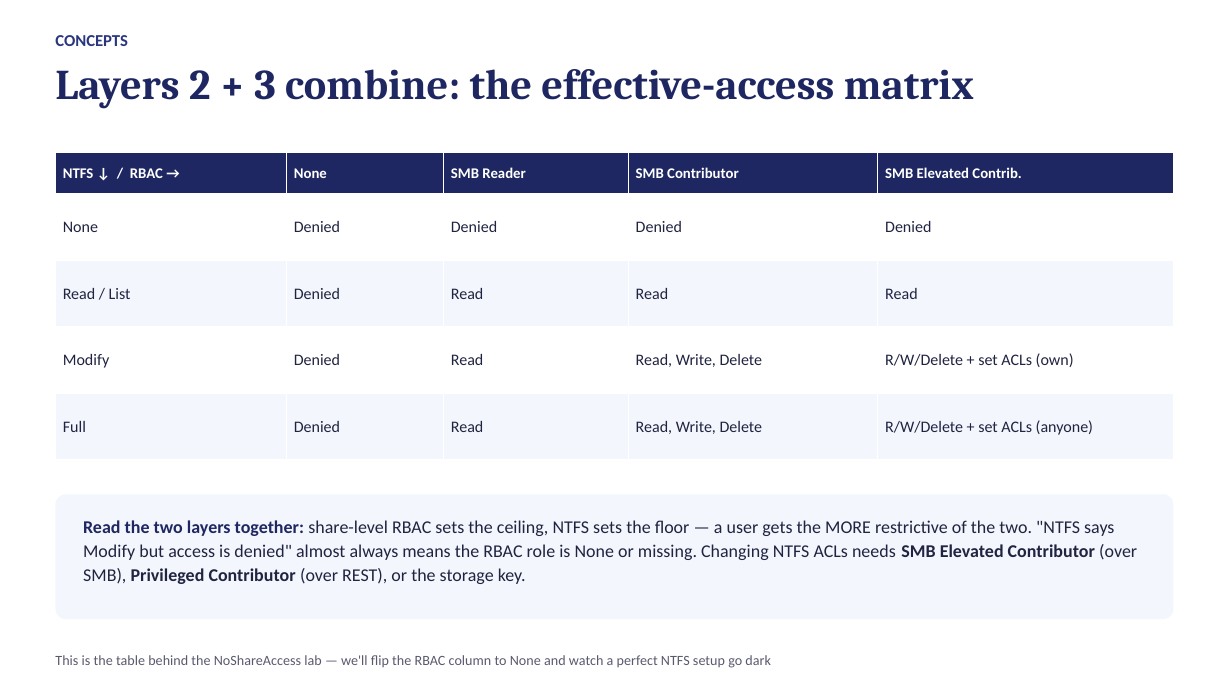
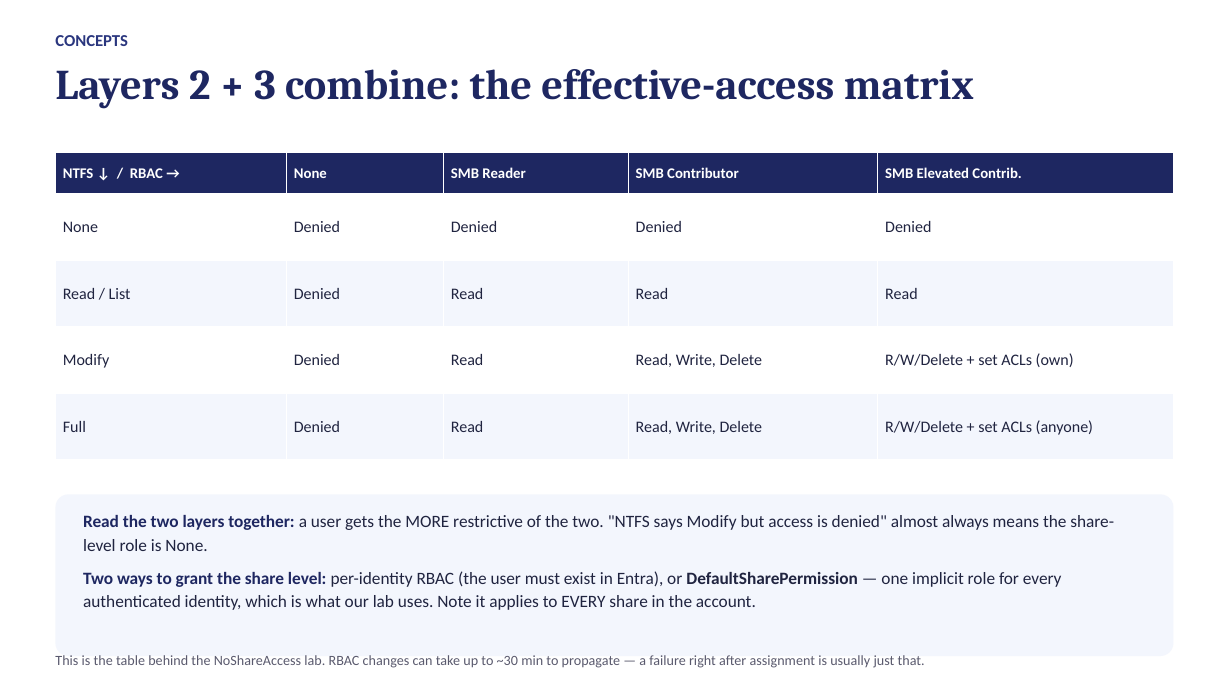
Before and after one commit to kmin1223/azfiles-lab, a slide deck: slide 13 of session1-adds-deck.pptx (slide 12 before the commit). Drawn at 1232x693 pixels with LibreOffice and Linux fonts; fonts in the diff are those of the drawing. Boxes give left, top, right and bottom in pixels: in the first picture for what was removed or moved away, otherwise in the second. Text is boxed around its words. In the diff, an @@ line names an element or a change of style, - is before the commit and + after.

```diff
--- a/session1-adds-deck.pptx
+++ b/session1-adds-deck.pptx
@@ rounded rectangle: place and size @@
-rounded rectangle at [55, 494, 1174, 619]
+rounded rectangle at [55, 494, 1174, 656]
@@ text at [83, 515, 1114, 610]: text changed; size 14 to 13.5 pt @@
-Read the two layers together: share-level RBAC sets the ceiling, NTFS sets the floor — a user gets the MORE restrictive of the two. "NTFS says Modify but access is denied" almost always means the RBAC role is None or missing. Changing NTFS ACLs needs SMB Elevated Contributor (over SMB), Privileged Contributor (over REST), or the storage key.
+Read the two layers together: a user gets the MORE restrictive of the two. "NTFS says Modify but access is denied" almost always means the share-level role is None.
+Two ways to grant the share level: per-identity RBAC (the user must exist in Entra), or DefaultSharePermission — one implicit role for every authenticated identity, which is what our lab uses. Note it applies to EVERY share in the account.
@@ text at [55, 655, 925, 668]: text changed @@
-This is the table behind the NoShareAccess lab — we'll flip the RBAC column to None and watch a perfect NTFS setup go dark
+This is the table behind the NoShareAccess lab. RBAC changes can take up to ~30 min to propagate — a failure right after assignment is usually just that.
```
Also in this commit, not shown: 3 other slides changed, 3 slides added, 2 slides removed, 7 other files.
